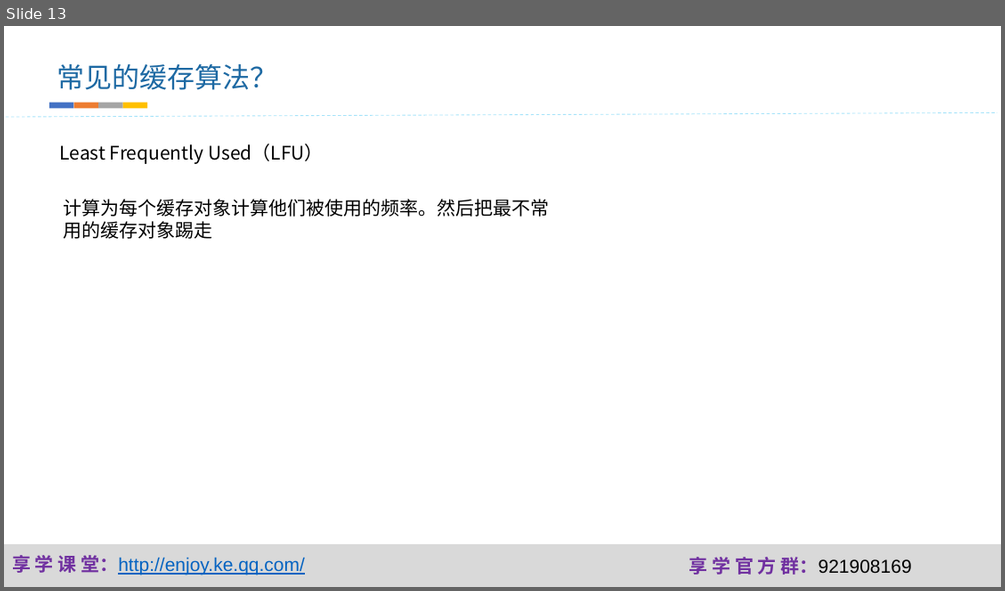
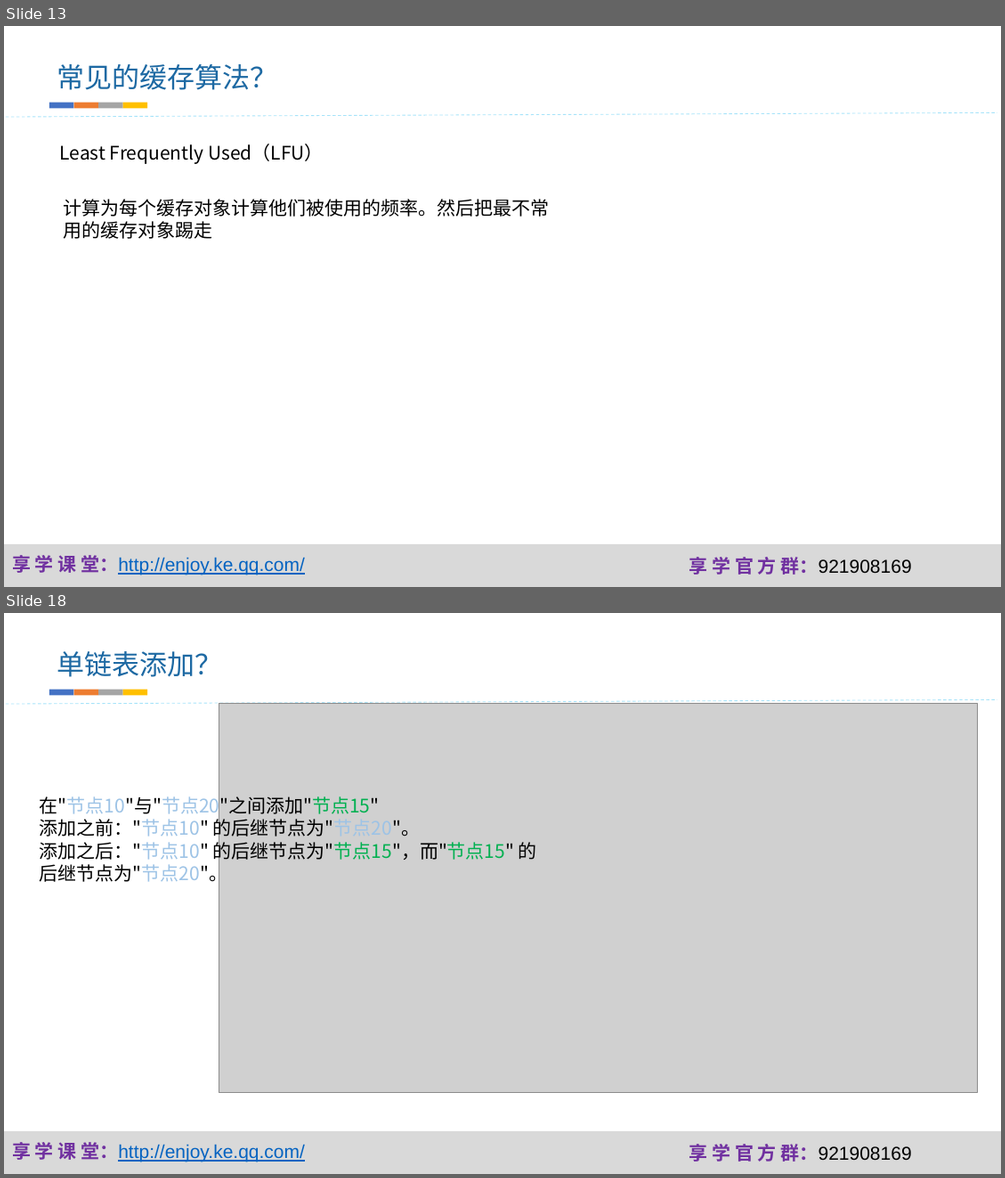
Before and after one commit to fanzhangvip/xiangxue, a slide deck: pre/缓存.pptx. Shown one above the other, each under a label of ours: slide 13 before the commit, slides 13 and 18 after it; the slides between them are not shown. The pictures are 1005x591 and 1005x1178 pixels, drawn with LibreOffice and Linux fonts; fonts in the diff are those of the drawing; grey boxes stand for pictures; background and template pictures are left out. Boxes give left, top, right and bottom in pixels: in the first picture for what was removed or moved away, otherwise in the second. Text is boxed around its words. In the diff, an @@ line names an element or a change of style, - is before the commit and + after.

```diff
--- a/pre/缓存.pptx
+++ b/pre/缓存.pptx
@@ slide 18 added at (x1=4, y1=613, x2=1001, y2=1174), background #FFFFFF; not listed: 3 template elements that a slide beside it also shows @@
@@ text added at (x1=57, y1=651, x2=222, y2=677), 26.6 pt, text #1D69A3 @@
+单链表添加？
@@ group added at (x1=49, y1=690, x2=147, y2=695): 4 rectangles @@
@@ line added from (4, 705) to (997, 699), #00B0F0 0.75 pt dashed @@
@@ picture added at (x1=219, y1=703, x2=978, y2=1093) @@
@@ text added at (x1=40, y1=794, x2=537, y2=884), 18 pt, text #000000 @@
+在"节点10"与"节点20"之间添加"节点15"
+添加之前："节点10" 的后继节点为"节点20"。
+添加之后："节点10" 的后继节点为"节点15"，而"节点15" 的后继节点为"节点20"。
```
Also in this commit, not shown: 7 other slides added, 7 slides removed, 11 other files.
